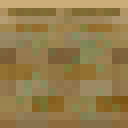
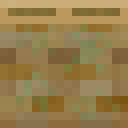
Before/after of a w=128, h=128 layered artwork. What changed in the layer stack:
painted on "CAVE-TEMPLE_BACKGROUND.png" over [0, 0, 128, 24]
